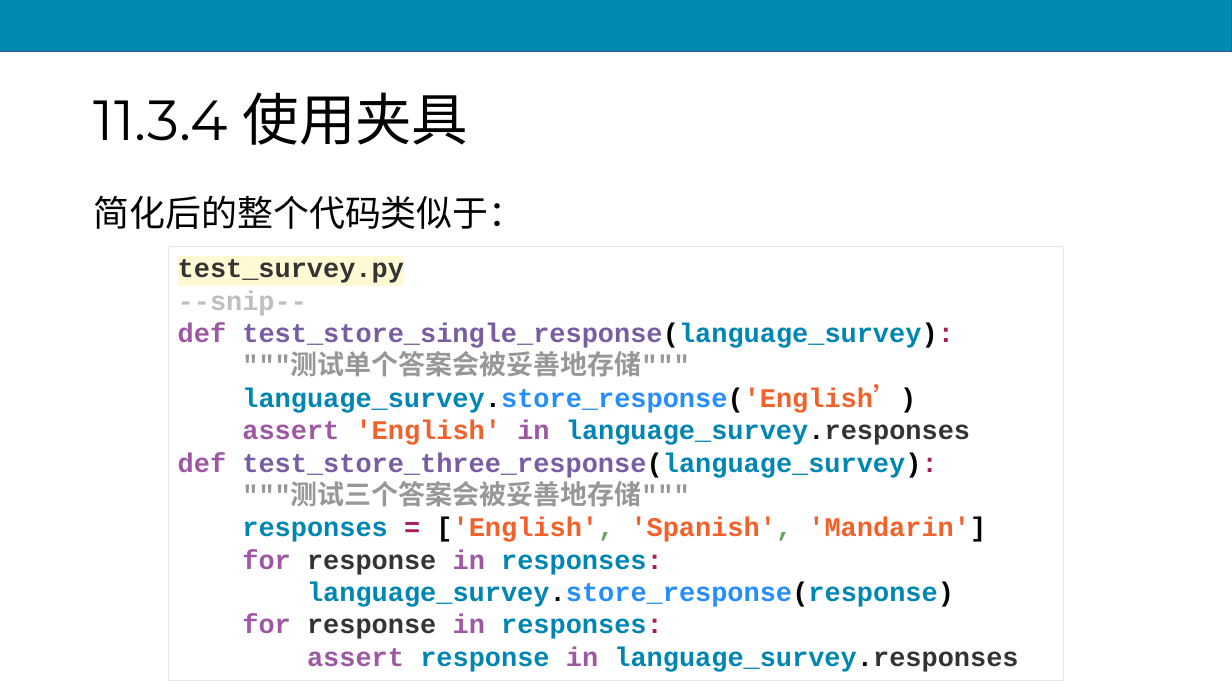
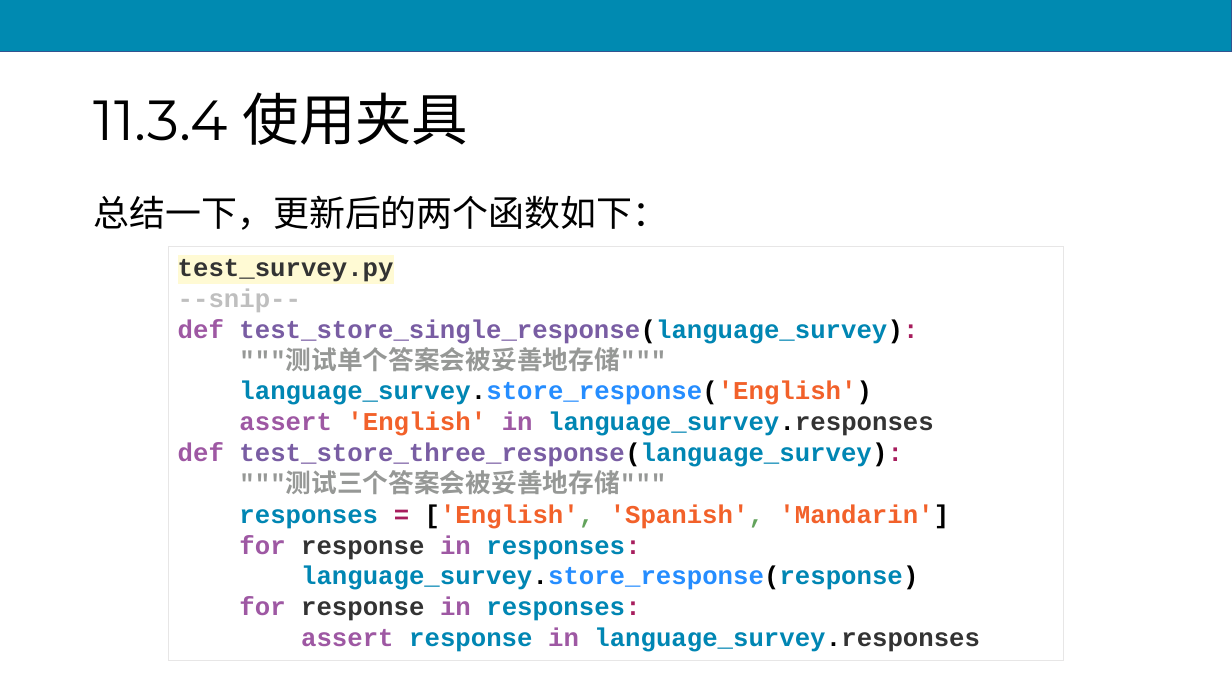
Before and after one commit to scruel/pcc_3e_slides, a slide deck: slide 67 of PPT/python11.pptx (slide 52 before the commit). Drawn at 1232x693 pixels with LibreOffice and Linux fonts; fonts in the diff are those of the drawing. Boxes give left, top, right and bottom in pixels: in the first picture for what was removed or moved away, otherwise in the second. Text is boxed around its words. In the diff, an @@ line names an element or a change of style, - is before the commit and + after.

```diff
--- a/PPT/python11.pptx
+++ b/PPT/python11.pptx
@@ text at [94,195,668,230]: text changed @@
-简化后的整个代码类似于：
+总结一下，更新后的两个函数如下：
@@ rectangle "test_survey.py": place and size @@
-rectangle "test_survey.py" at [168,247,1063,681]
+rectangle "test_survey.py" at [168,247,1063,661]
@@ text in rectangle at [178,259,394,282]: size 21 to 20 pt in "test_survey.py" @@
@@ text in rectangle at [178,289,980,652]: text changed; size 21 to 20 pt @@
---snip--
-def test_store_single_response(language_survey):
-"""测试单个答案会被妥善地存储"""
-language_survey.store_response('English’)
-assert 'English' in language_survey.responses
-def test_store_three_response(language_survey):
-"""测试三个答案会被妥善地存储"""
-responses = ['English', 'Spanish', 'Mandarin']
-for response in responses:
-language_survey.store_response(response)
-for response in responses:
-assert response in language_survey.responses
+--snip--
+def test_store_single_response(language_survey):
+"""测试单个答案会被妥善地存储"""
+language_survey.store_response('English')
+assert 'English' in language_survey.responses
+def test_store_three_response(language_survey):
+"""测试三个答案会被妥善地存储"""
+responses = ['English', 'Spanish', 'Mandarin']
+for response in responses:
+language_survey.store_response(response)
+for response in responses:
+assert response in language_survey.responses
```
Also in this commit, not shown: 40 other slides changed, 15 slides added, 3 other files.
